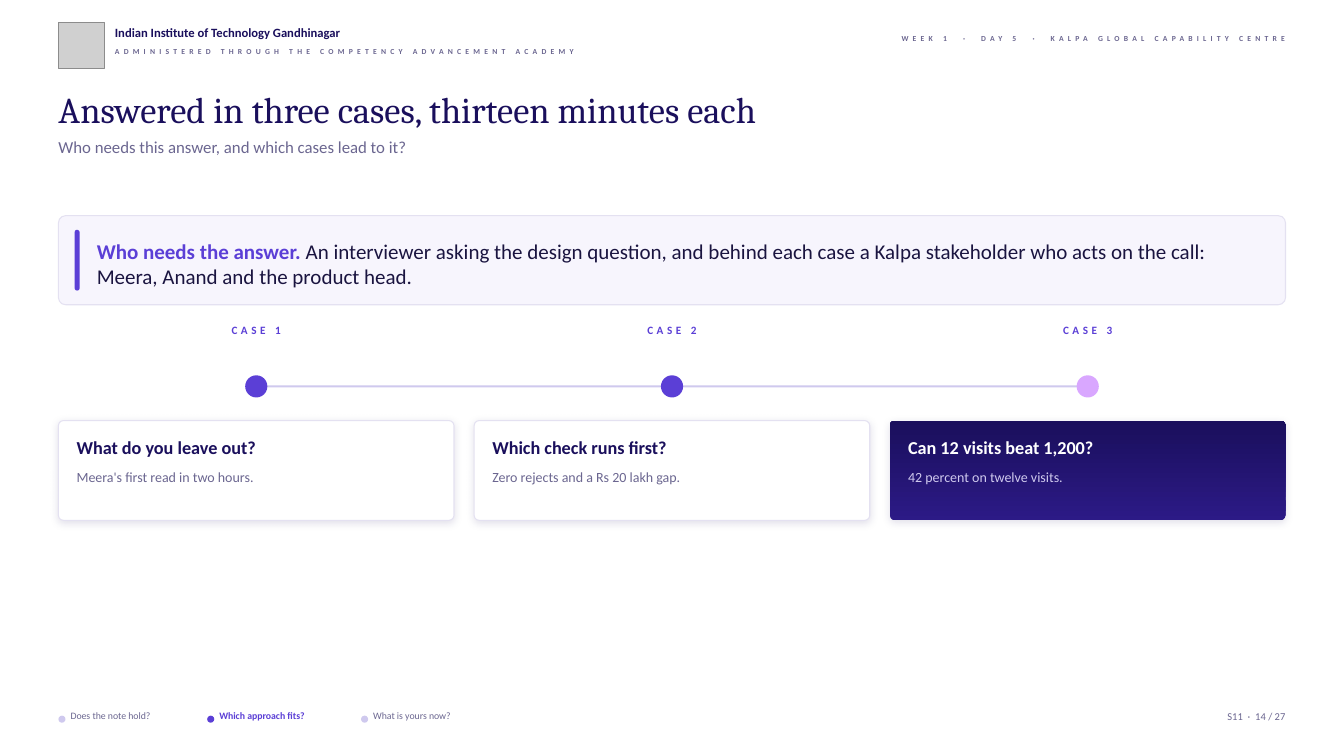
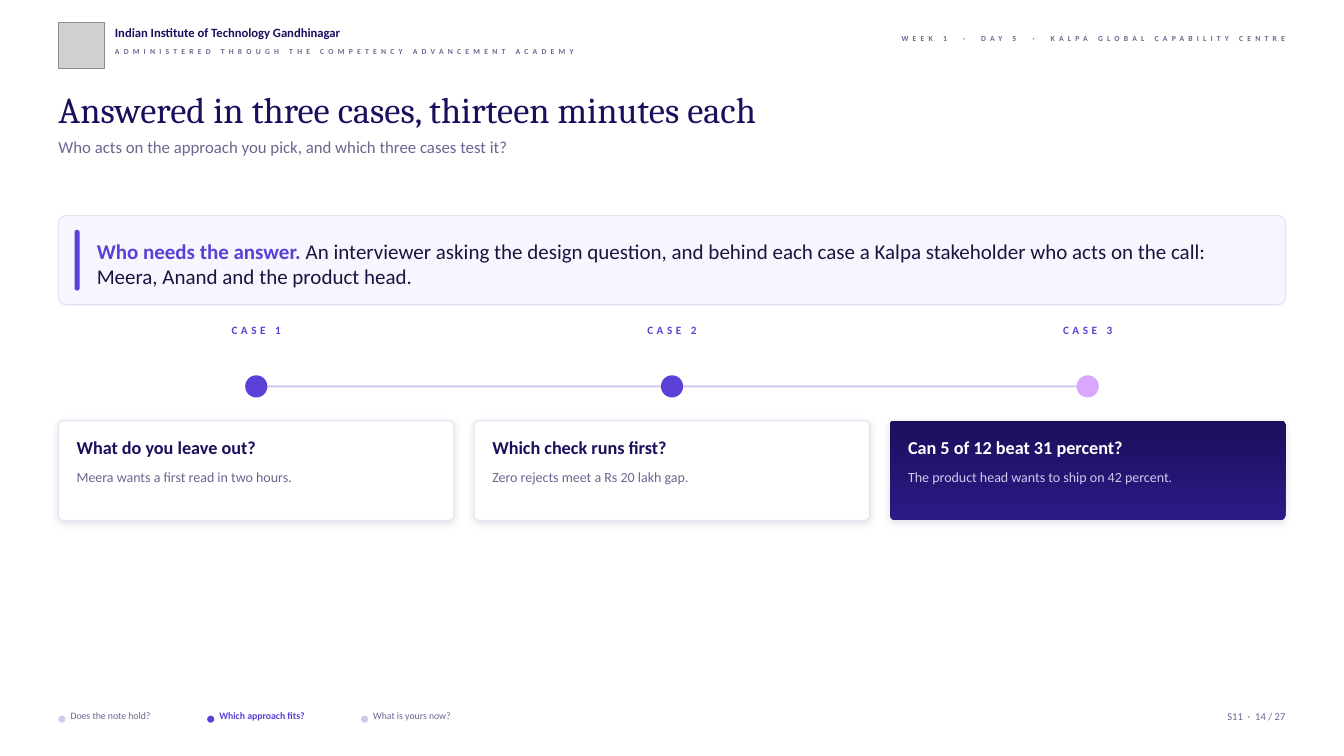
Before and after one commit to fde-academy-lab/c2-content-factory, a slide deck: slide 14 of content/W01/D5/slides/C2_W01_D05_rehearsal_STUDENT.pptx. Drawn at 1344x756 pixels with LibreOffice and Linux fonts; fonts in the diff are those of the drawing; grey boxes stand for pictures; background and template pictures are left out. Boxes give left, top, right and bottom in pixels: in the first picture for what was removed or moved away, otherwise in the second. Text is boxed around its words. In the diff, an @@ line names an element or a change of style, - is before the commit and + after.

```diff
--- a/content/W01/D5/slides/C2_W01_D05_rehearsal_STUDENT.pptx
+++ b/content/W01/D5/slides/C2_W01_D05_rehearsal_STUDENT.pptx
@@ text at (58, 141, 507, 156): text changed @@
-Who needs this answer, and which cases lead to it?
+Who acts on the approach you pick, and which three cases test it?
@@ text at (908, 441, 1123, 457): text changed @@
-Can 12 visits beat 1,200?
+Can 5 of 12 beat 31 percent?
@@ text at (77, 472, 292, 482): text changed @@
-Meera's first read in two hours.
+Meera wants a first read in two hours.
@@ text at (492, 472, 689, 485): text changed @@
-Zero rejects and a Rs 20 lakh gap.
+Zero rejects meet a Rs 20 lakh gap.
@@ text at (908, 472, 1172, 485): text changed @@
-42 percent on twelve visits.
+The product head wants to ship on 42 percent.
```
Also in this commit, not shown: 16 other slides changed, 4 other files.
